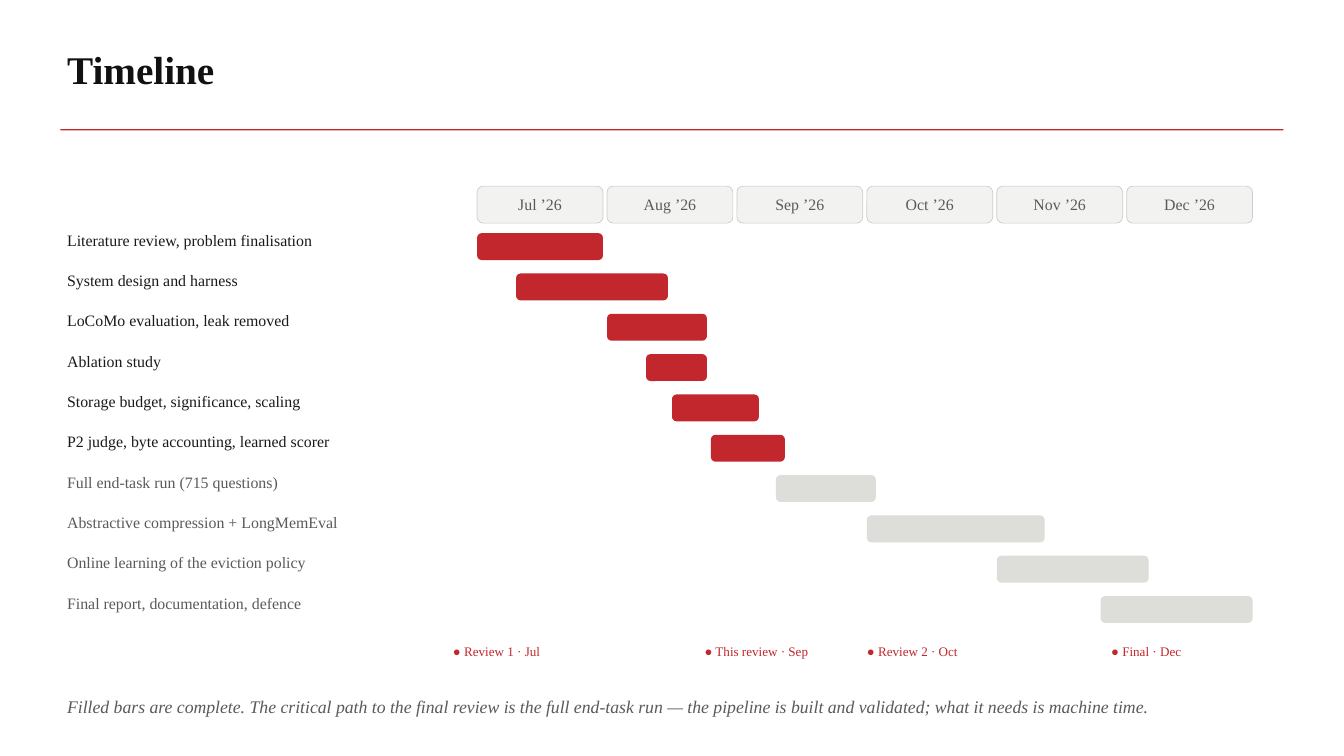
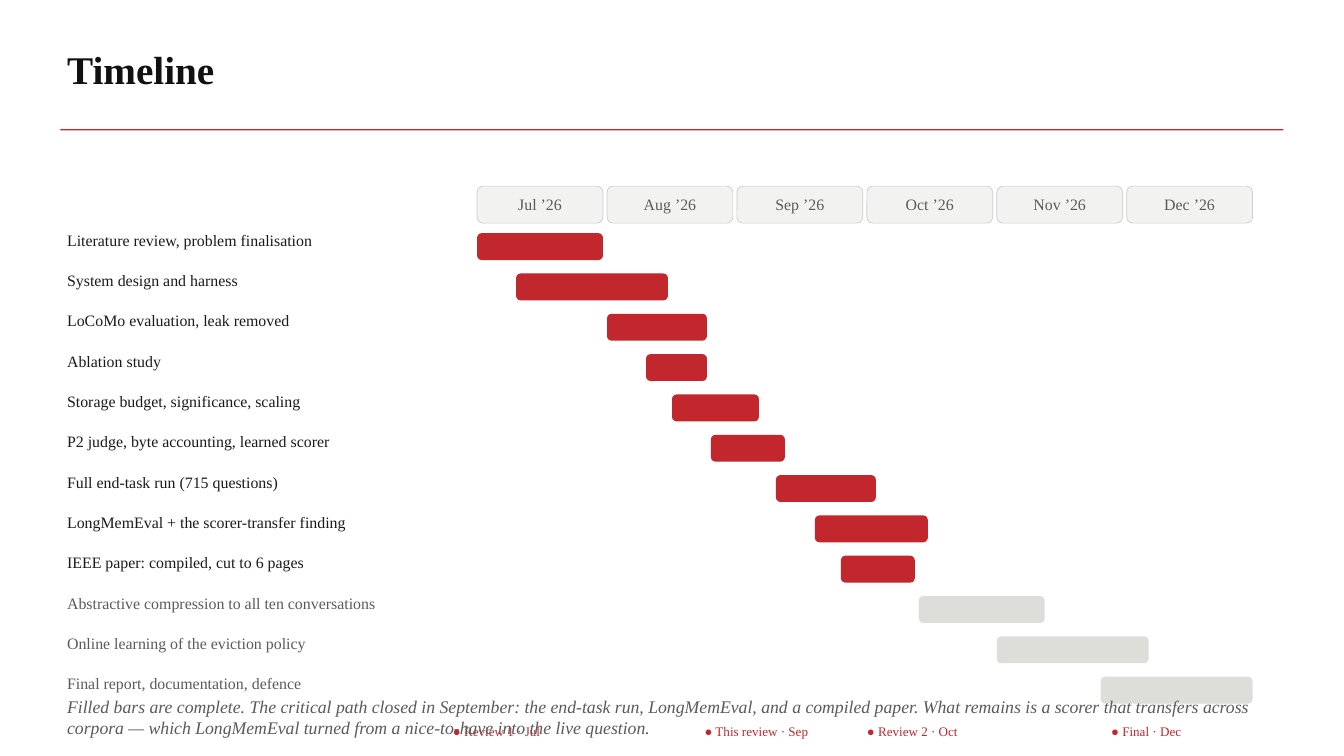
Before and after one commit to ruthme1ster/MemGate, a slide deck: slide 24 of docs/MemGate_Capstone_Review2_NMIMS.pptx (slide 22 before the commit). Drawn at 1344x756 pixels with LibreOffice and Linux fonts; fonts in the diff are those of the drawing. Boxes give left, top, right and bottom in pixels: in the first picture for what was removed or moved away, otherwise in the second. Text is boxed around its words. In the diff, an @@ line names an element or a change of style, - is before the commit and + after.

```diff
--- a/docs/MemGate_Capstone_Review2_NMIMS.pptx
+++ b/docs/MemGate_Capstone_Review2_NMIMS.pptx
@@ text "Full end-task run (715 questions)" at [67,477,278,492]: text colour #5A5A5A to #1A1A1A @@
@@ rounded rectangle at [776,475,876,502]: fill #DDDDDA to #C1272D @@
@@ text at [67,517,346,532]: text changed; text colour #5A5A5A to #1A1A1A @@
-Abstractive compression + LongMemEval
+LongMemEval + the scorer-transfer finding
@@ rounded rectangle at [815,515,928,542]: fill #DDDDDA to #C1272D @@
@@ rounded rectangle: place and size @@
-rounded rectangle at [867,515,1045,542]
+rounded rectangle at [815,515,928,542]
@@ text added at [67,557,304,572], 17 pt, text #1A1A1A @@
+IEEE paper: compiled, cut to 6 pages
@@ rounded rectangle added at [841,556,915,583], fill #C1272D @@
@@ text added at [67,598,375,613], 17 pt, text #5A5A5A @@
+Abstractive compression to all ten conversations
@@ rounded rectangle: place and size @@
-rounded rectangle at [1101,596,1253,623]
+rounded rectangle at [919,596,1044,623]
@@ 6 texts, 1 rounded rectangle: place and size @@
-6 texts, 1 rounded rectangle at [67,556,1181,658]
+6 texts, 1 rounded rectangle at [67,636,1181,739]
@@ rounded rectangle added at [1101,677,1253,704], fill #DDDDDA @@
@@ text at [67,700,1249,738]: text changed @@
-Filled bars are complete. The critical path to the final review is the full end-task run — the pipeline is built and validated; what it needs is machine time.
+Filled bars are complete. The critical path closed in September: the end-task run, LongMemEval, and a compiled paper. What remains is a scorer that transfers across corpora — which LongMemEval turned from a nice-to-have into the live question.
```
Also in this commit, not shown: 5 other slides changed, 2 slides added, 4 other files.
